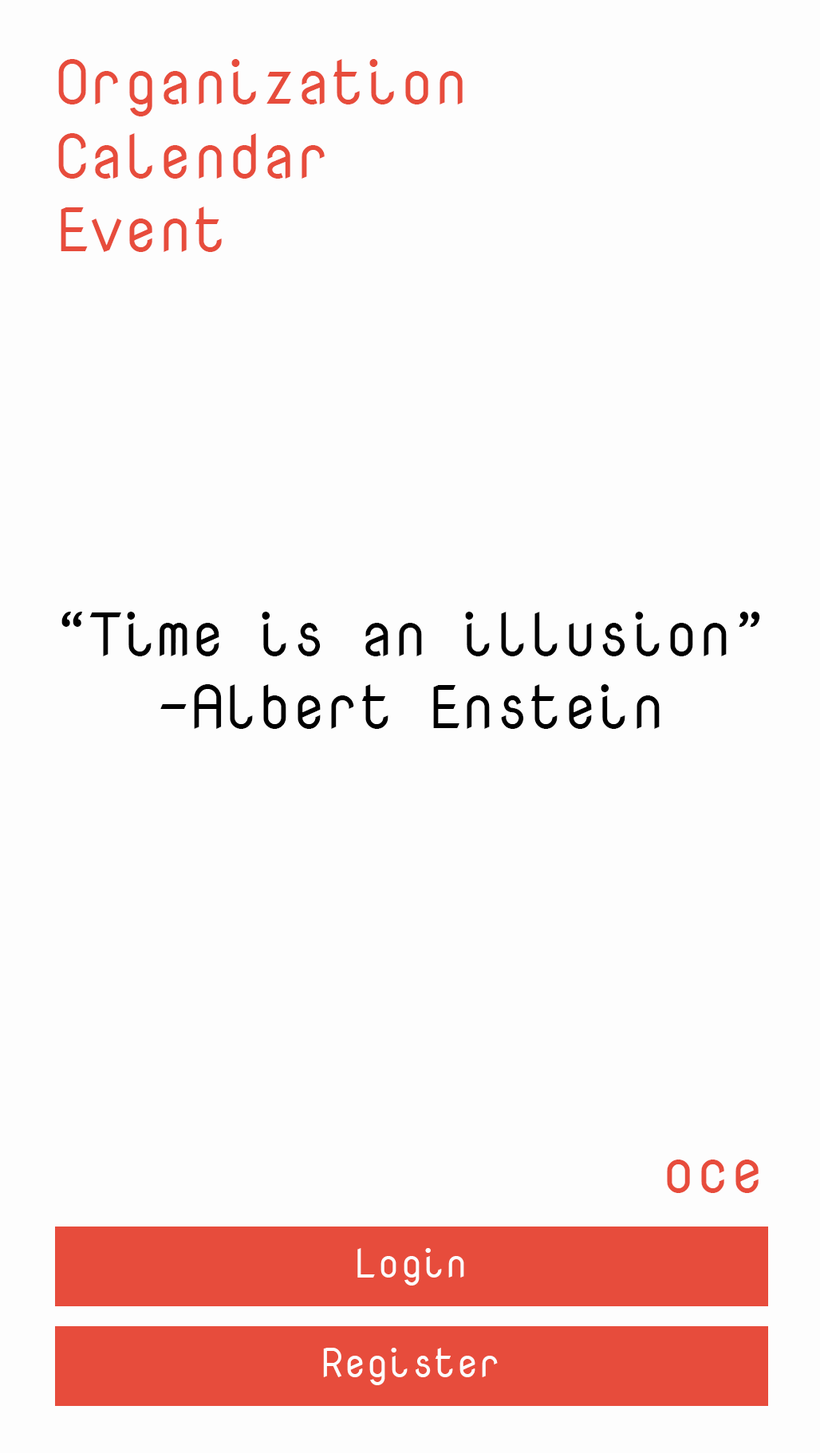
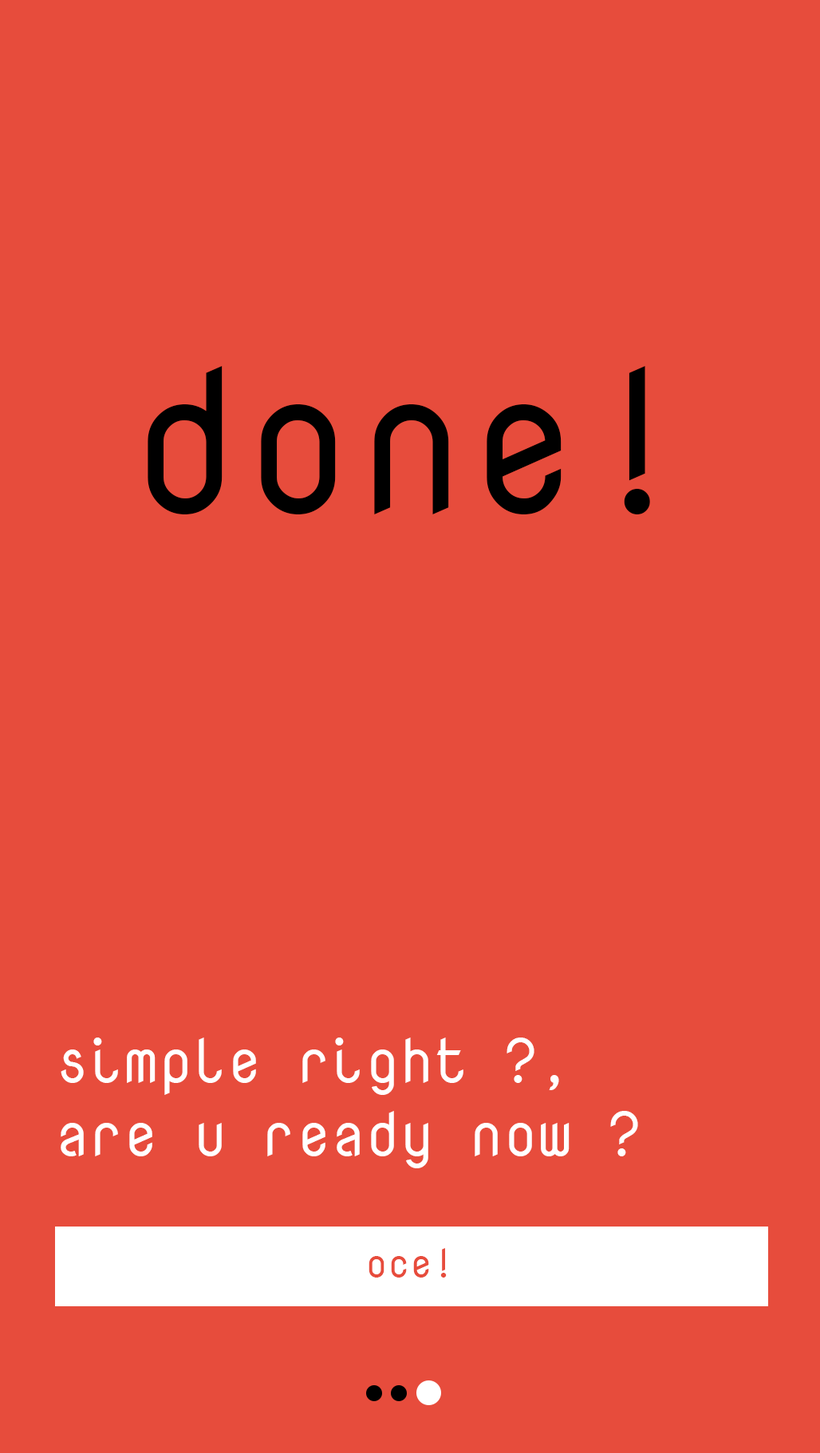
Layers edited between the first and the second 820 x 1453 image:
added layer "simple right ?, are u ready now ?" above "done!" over [60, 1037, 639, 1169]
added layer "done!" above "Group 2 copy 2" over [147, 366, 650, 515]
added layer "Group 2 copy 2" above "Layer 6 copy" over [366, 1380, 442, 1406]
added layer "oce!" above "Rectangle 1 copy 2" over [368, 1248, 447, 1278]
added layer "Rectangle 1 copy 2" above "Rectangle 2 copy 2" over [55, 1226, 769, 1307]
added layer "Rectangle 2 copy 2" above "getting started" over [0, 0, 820, 1453]
renamed "Group 1" to "login or register", hid the group it (7 layers) over [55, 59, 769, 1406]
moved "oce" into group "login or register" over [666, 1159, 759, 1194]
moved "Organization Calendar Event" into group "login or register" over [58, 59, 463, 253]
moved "“Time is an illusion” -Albert Enstein" into group "login or register" over [61, 611, 761, 729]
